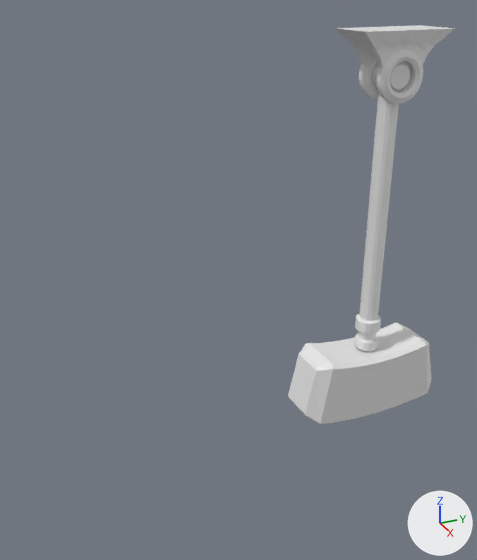
Two versions of the Blender file Models/Objects/platforms.blend, one commit apart.
Rendered twice from a camera (50 mm lens) standing at (90.0, -67.1, 56.5) and looking at (-1.2, -26.1, 10.8). Arrows for +X, +Y and +Z are at lower right; the lights stay in place. The same objects are shown in both versions, whatever each file hides.

Objects in the first picture: 'hammerHead', 'hammerHilt', 'hammerHinge', 'hammerJoint'.
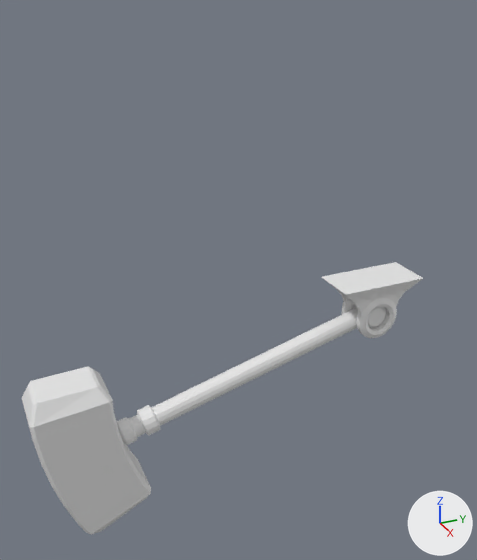
Where the newer file only moved an object's origin or applied its transform, the numbers keep the older frame.

Pixel boxes [x1, y1, x2, y2] of what changed, in the pictures (477 x 560 px):
'hammerHead', reshaped, moved, turned, rescaled
    before: [288, 322, 432, 424]
    after: [22, 366, 151, 535]
'hammerHilt', reshaped (440% wider, 47% shorter)
    before: [355, 91, 399, 352]
    after: [117, 308, 359, 445]
'hammerHinge', reshaped, moved, turned, rescaled
    before: [335, 25, 455, 104]
    after: [322, 262, 423, 338]
'hammerJoint', mesh turned
    before: [371, 61, 411, 92]
    after: [353, 304, 386, 328]

The change, as a list of edits to the scene's bpy script:
```text
Change me_cube_016:
    where me_cube_016.from_pydata(...)  # 178 vertices, 176 faces; spans x -1.9..1.9, y -1.9..1.9, z -51.3..0.9
    used by ob_hammerhilt; location = (0.0, 0.0, 42.4); scale = (1.23, 1.23, 1.0)
    me_cube_016 part 1: the whole mesh is multiplied about its middle by the matrix ((1.0, 0.0, 0.0), (0.0, 0.256, 0.785), (0.0, -1.19, 0.256)), then moved by (0.0, -19.8, -23.6)
Change me_cube_017:
    where me_cube_017.from_pydata(...)  # 72 vertices, 70 faces; spans x -1.16..1.16, y -3.45..3.37, z -14.69..-11.46
    used by ob_hammerhead; location = (0.0, 0.0, 42.39); scale = (4.26, 4.26, 4.26)
    me_cube_017 part 2: the whole mesh is multiplied about the mesh origin by the matrix ((4.264, 0.0, 0.0), (0.0, 4.264, 0.0), (0.0, 0.0, 4.264))
Change me_cylinder:
    where me_cylinder.from_pydata(...)  # 128 vertices, 98 faces; spans x -1.0..1.0, y -1.0..1.0, z -1.31..1.31
    used by ob_hammerjoint; location = (0.0, 0.0, 42.4); rotation_euler = (0.0, 1.571, 0.0), in degrees (0, 90, 0); scale = (2.46, 2.46, 1.9)
    me_cylinder part 3: the whole mesh is turned -75.2 degrees about the z axis through its middle, then moved by (17.25, 0.0, 0.0)
Change me_cylinder_001:
    where me_cylinder_001.from_pydata(...)  # 570 vertices, 572 faces; spans x -1.71..1.0, y -2.04..2.04, z -1.31..1.31
    used by ob_hammerhinge; location = (0.0, 0.0, 42.4); rotation_euler = (0.0, 1.571, 0.0), in degrees (0, 90, 0); scale = (4.07, 4.07, 3.15)
    me_cylinder_001 part 4: the whole mesh is multiplied about the mesh origin by the matrix ((0.0, 0.0, 3.148), (0.0, 4.072, 0.0), (-4.072, 0.0, 0.0))
Change ob_hammerhead:
    ob_hammerhead.scale: (4.26, 4.26, 4.26) -> (1.0, 1.0, 1.0)
    add ob_hammerhead.parent = ob_hammerhinge
    ob_hammerhead.location: (0.0, 0.0, 42.39) -> (0.0, 0.0, 0.0)
    ob_hammerhead.rotation_euler: (0.0, 0.0, 0.0) -> (-1.312, 0.0, 0.0)  # degrees (0, 0, 0) -> degrees (-75, 0, 0)
Change ob_hammerhinge:
    ob_hammerhinge.rotation_euler: (0.0, 1.571, 0.0) -> (0.0, 0.0, 0.0)  # degrees (0, 90, 0) -> degrees (0, 0, 0)
    ob_hammerhinge.scale: (4.07, 4.07, 3.15) -> (1.0, 1.0, 1.0)
    ob_hammerhinge.location: (0.0, 0.0, 42.4) -> (0.0, 0.0, 0.0)
```
